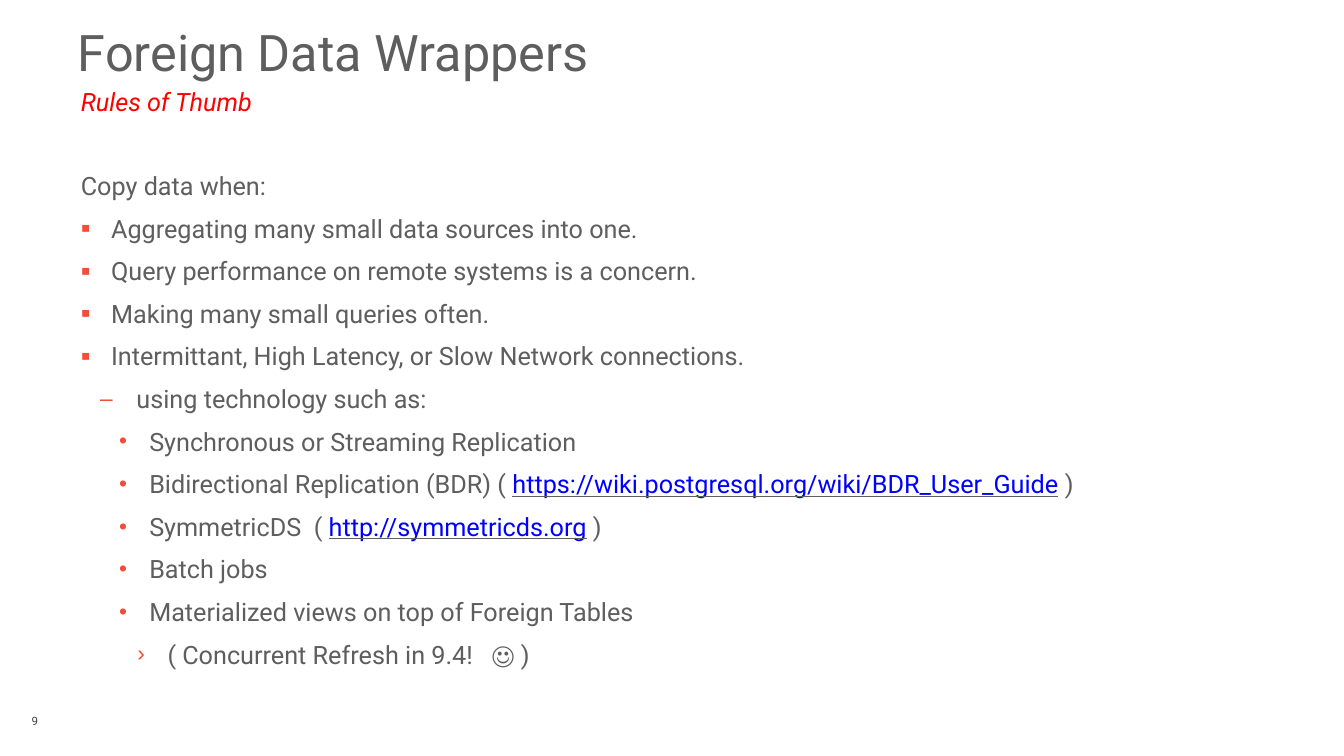
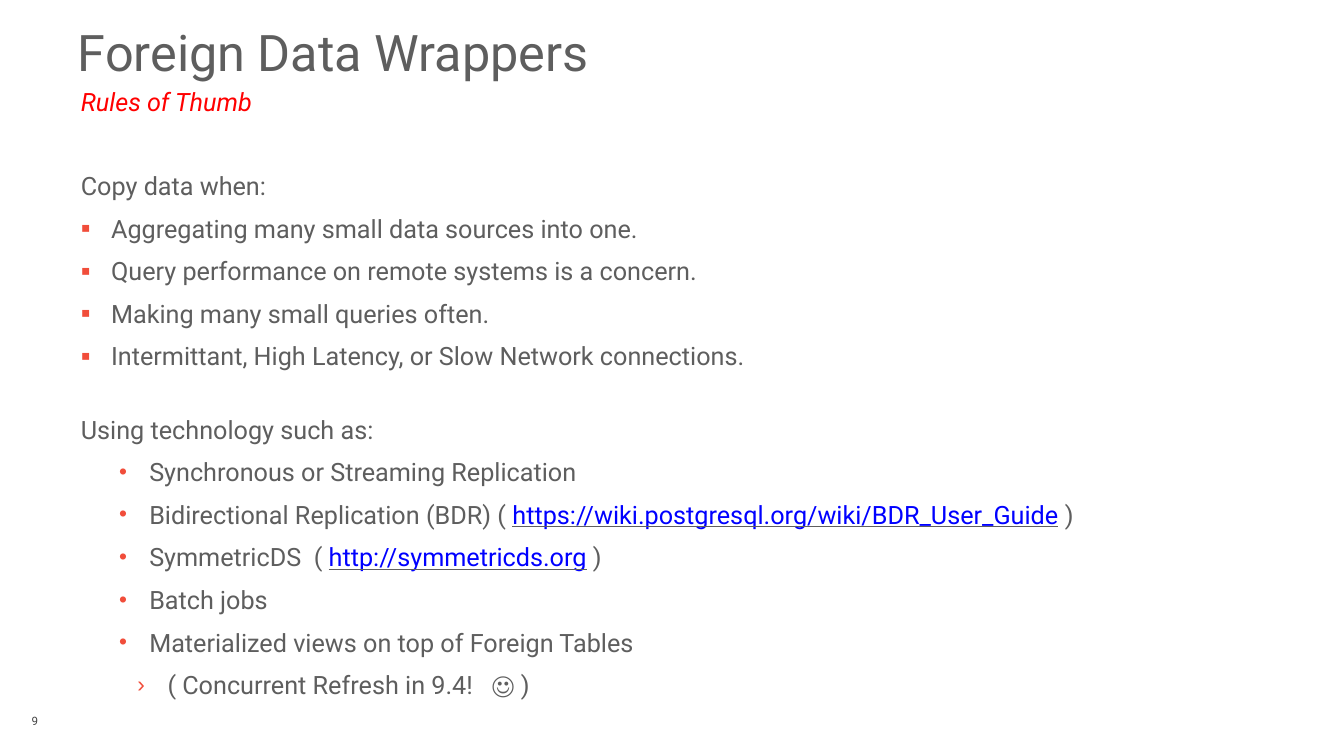
Before and after one commit to rotten/hue-multicorn-postgresql-fdw, a slide deck: slide 9 of extra/Database_Of_Things_PGConf_US_2015.pptx. Drawn at 1344x756 pixels with LibreOffice and Linux fonts; fonts in the diff are those of the drawing; background and template pictures are left out. Boxes give left, top, right and bottom in pixels: in the first picture for what was removed or moved away, otherwise in the second. Text is boxed around its words. In the diff, an @@ line names an element or a change of style, - is before the commit and + after.

```diff
--- a/extra/Database_Of_Things_PGConf_US_2015.pptx
+++ b/extra/Database_Of_Things_PGConf_US_2015.pptx
@@ text at bbox=[81, 420, 374, 445]: text changed @@
-  – using technology such as:
+Using technology such as:
```
Also in this commit, not shown: 6 other slides changed.
